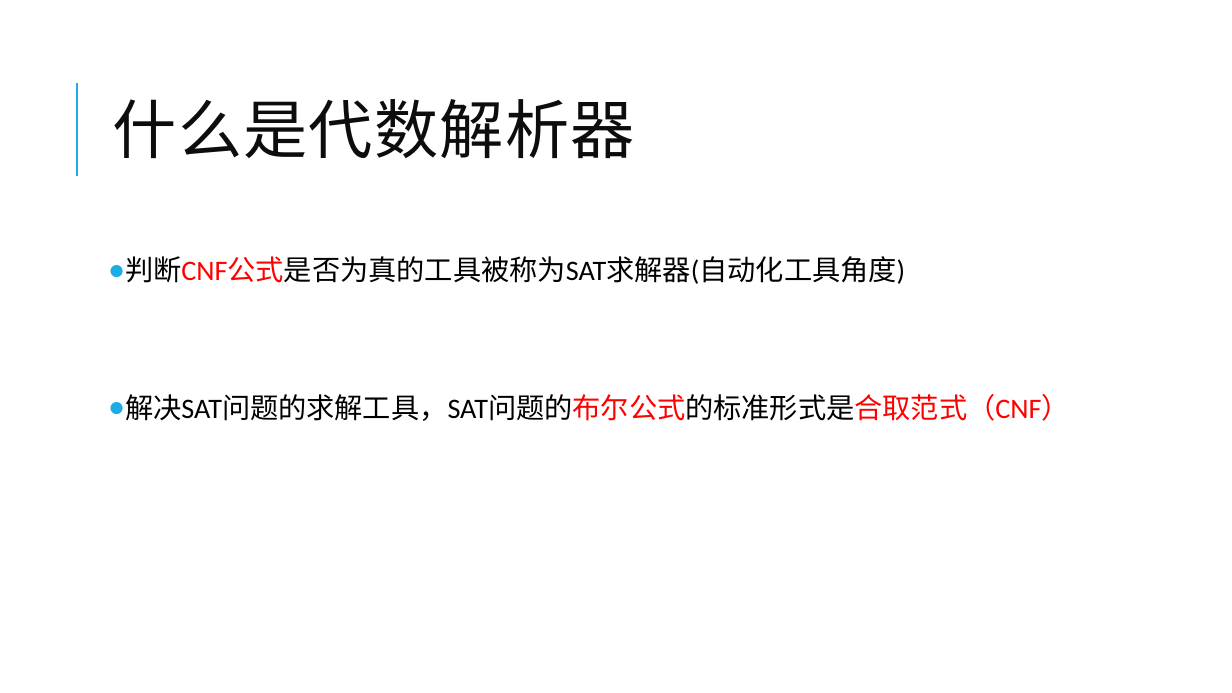
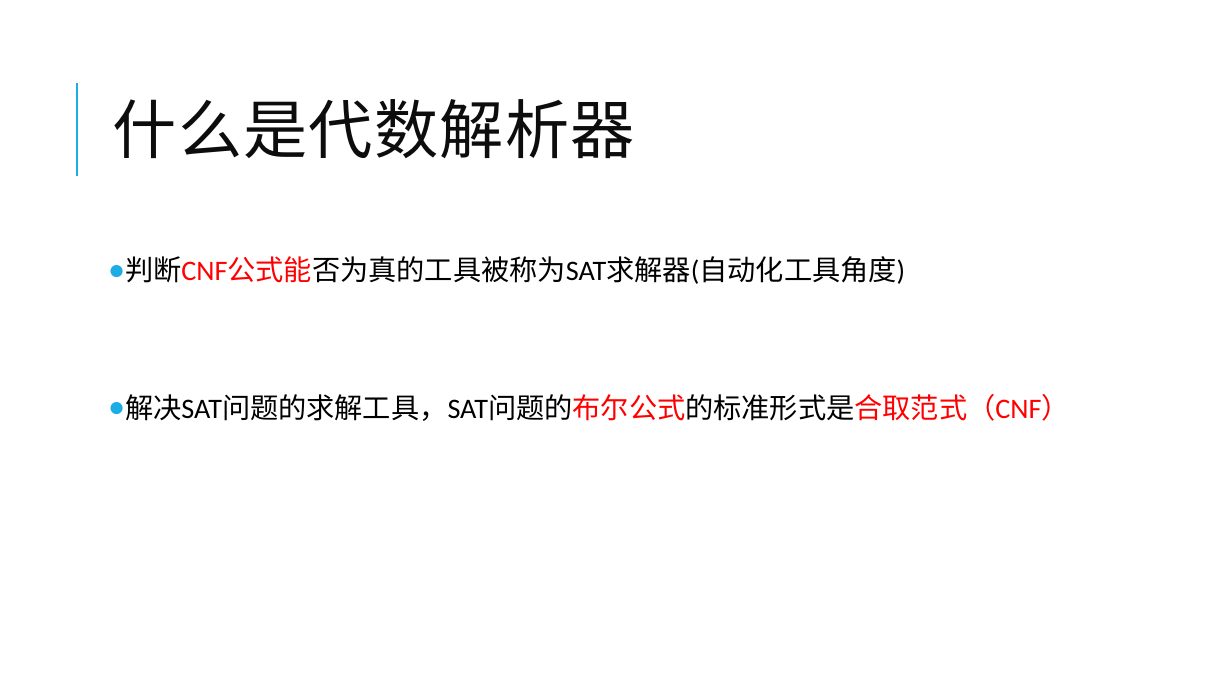
Before and after one commit to yberlin/hello-world, a slide deck: slide 3 of 数电/代数解析器与其密码学领域的应用.pptx. Drawn at 1232x693 pixels with LibreOffice and Linux fonts; fonts in the diff are those of the drawing. Boxes give left, top, right and bottom in pixels: in the first picture for what was removed or moved away, otherwise in the second. Text is boxed around its words. In the diff, an @@ line names an element or a change of style, - is before the commit and + after.

```diff
--- a/数电/代数解析器与其密码学领域的应用.pptx
+++ b/数电/代数解析器与其密码学领域的应用.pptx
@@ text at (125, 256, 905, 284): text changed @@
-● 判断CNF公式是否为真的工具被称为SAT求解器(自动化工具角度)
+● 判断CNF公式能否为真的工具被称为SAT求解器(自动化工具角度)
```
Also in this commit, not shown: 1 other slide changed.
